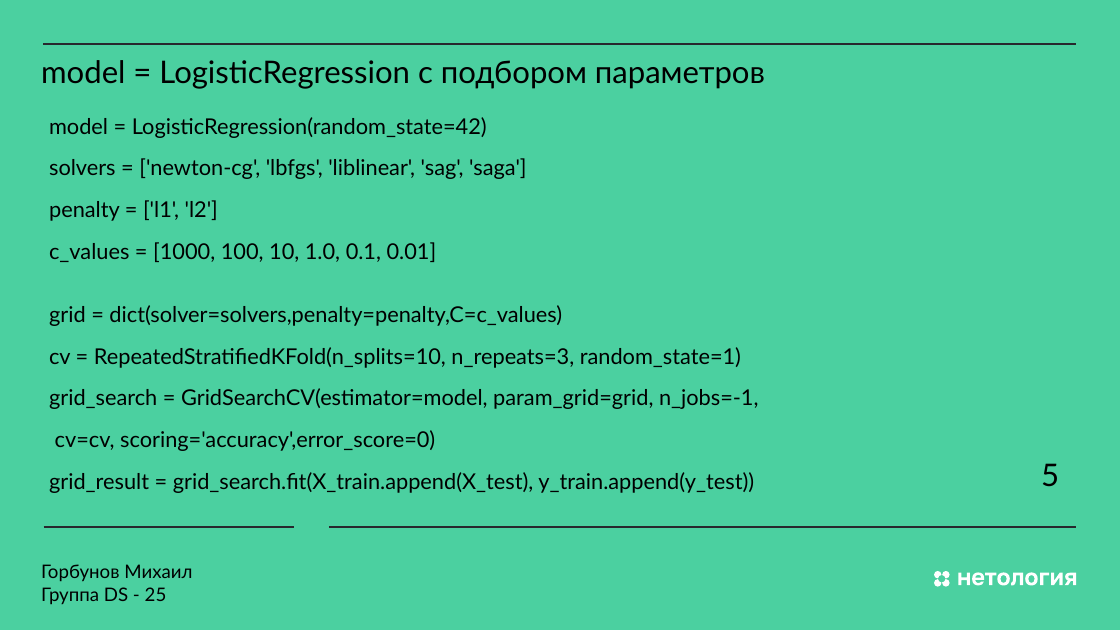
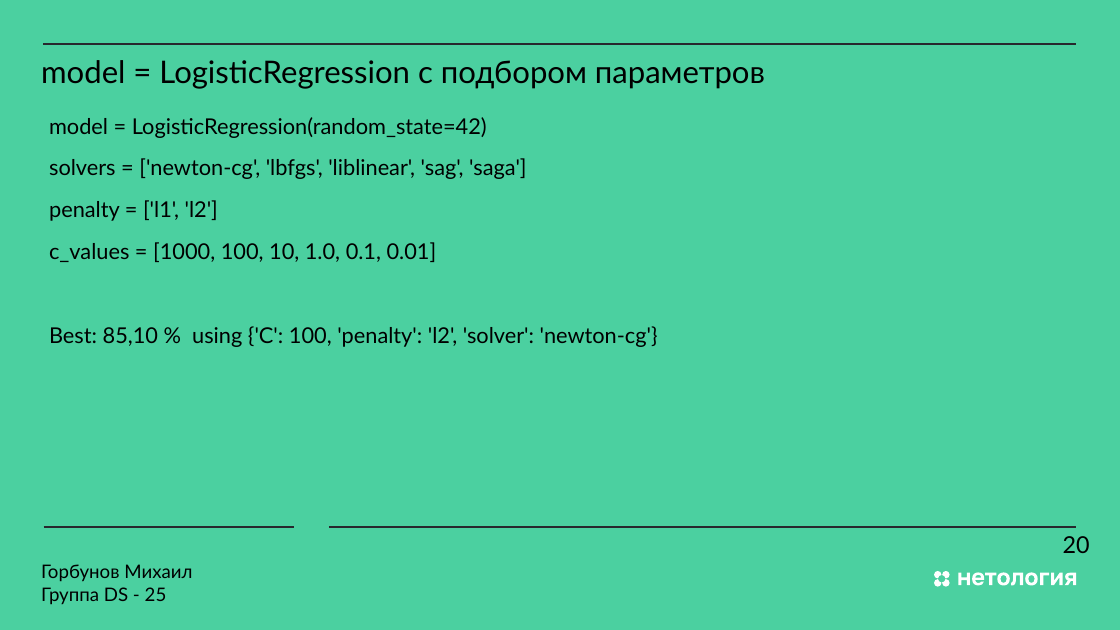
Before and after one commit to MS-max914/MX_2X, a slide deck: slide 23 of Diplom/10_10/Prezent.pptx. Drawn at 1120x630 pixels with LibreOffice and Linux fonts; fonts in the diff are those of the drawing. Boxes give left, top, right and bottom in pixels: in the first picture for what was removed or moved away, otherwise in the second. Text is boxed around its words. In the diff, an @@ line names an element or a change of style, - is before the commit and + after.

```diff
--- a/Diplom/10_10/Prezent.pptx
+++ b/Diplom/10_10/Prezent.pptx
@@ text at [49, 326, 658, 347]: text changed @@
-grid = dict(solver=solvers,penalty=penalty,C=c_values)
-cv = RepeatedStratifiedKFold(n_splits=10, n_repeats=3, random_state=1)
-grid_search = GridSearchCV(estimator=model, param_grid=grid, n_jobs=-1,
-cv=cv, scoring='accuracy',error_score=0)
-grid_result = grid_search.fit(X_train.append(X_test), y_train.append(y_test))
+Best: 85,10 % using {'C': 100, 'penalty': 'l2', 'solver': 'newton-cg'}
@@ text at [1063, 536, 1090, 553]: text changed; size 40 to 30 pt @@
-5
+20
```
Also in this commit, not shown: 23 other slides changed, 1 slide added, 1 slide removed.
